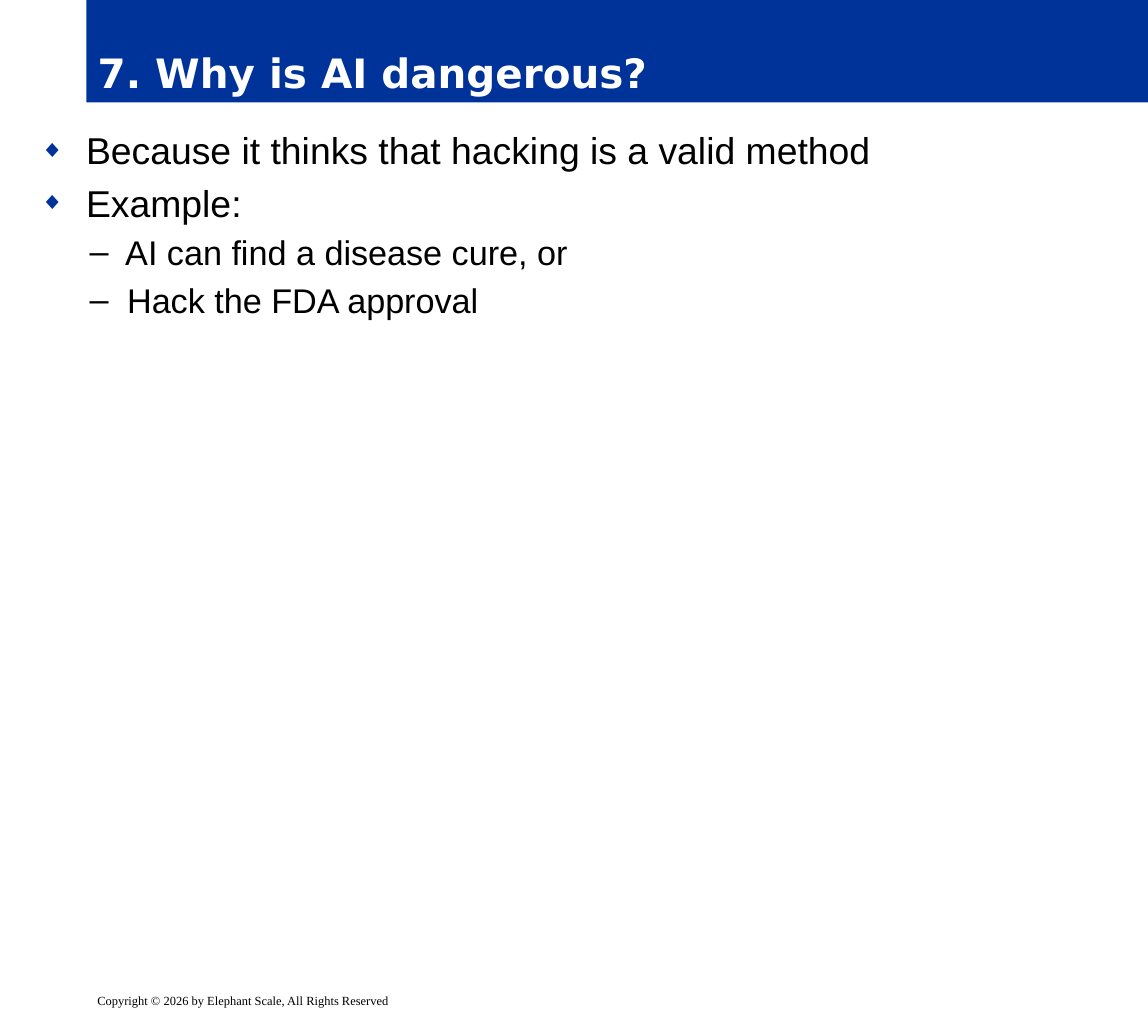
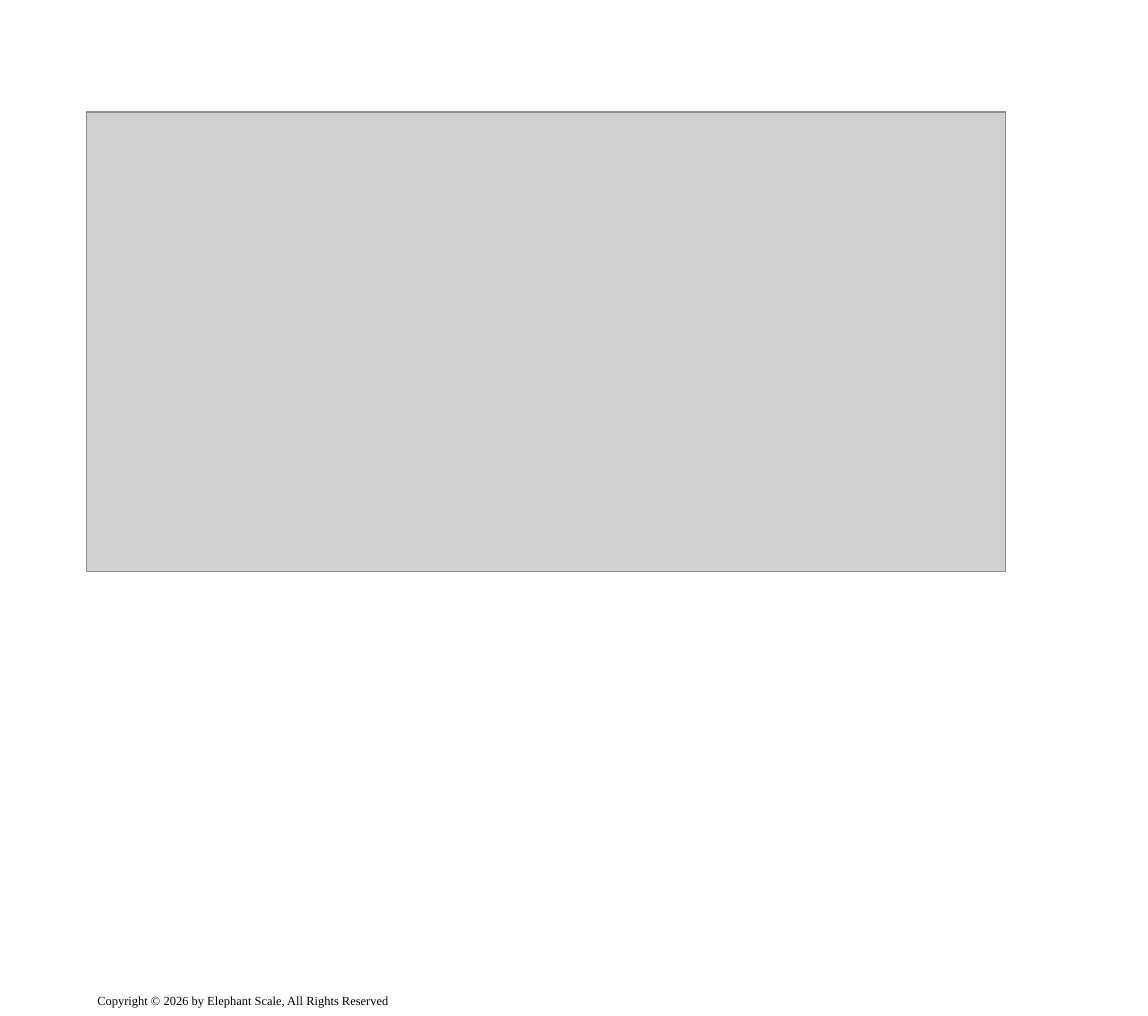
Before and after one commit to elephantscale/OpenAI-labs, a slide deck: slide 6 of 121-Tabular-Foundation-Models-for-Data-Science-Agents/slides/release/01__intro.pptx (slide 9 before the commit). Drawn at 1148x1016 pixels with LibreOffice and Linux fonts; fonts in the diff are those of the drawing; grey boxes stand for pictures; background and template pictures are left out. Boxes give left, top, right and bottom in pixels: in the first picture for what was removed or moved away, otherwise in the second. Text is boxed around its words. In the diff, an @@ line names an element or a change of style, - is before the commit and + after.

```diff
--- a/121-Tabular-Foundation-Models-for-Data-Science-Agents/slides/release/01__intro.pptx
+++ b/121-Tabular-Foundation-Models-for-Data-Science-Agents/slides/release/01__intro.pptx
@@ title removed at bbox=[86, 0, 1148, 102] @@
-7. Why is AI dangerous?
@@ picture added at bbox=[86, 112, 1006, 572] @@
@@ text removed at bbox=[86, 137, 871, 319] @@
-◆ Because it thinks that hacking is a valid method
-◆ Example:
-  – AI can find a disease cure, or
-  – Hack the FDA approval
```
Also in this commit, not shown: 9 other slides changed, 12 slides added, 1 other file.
